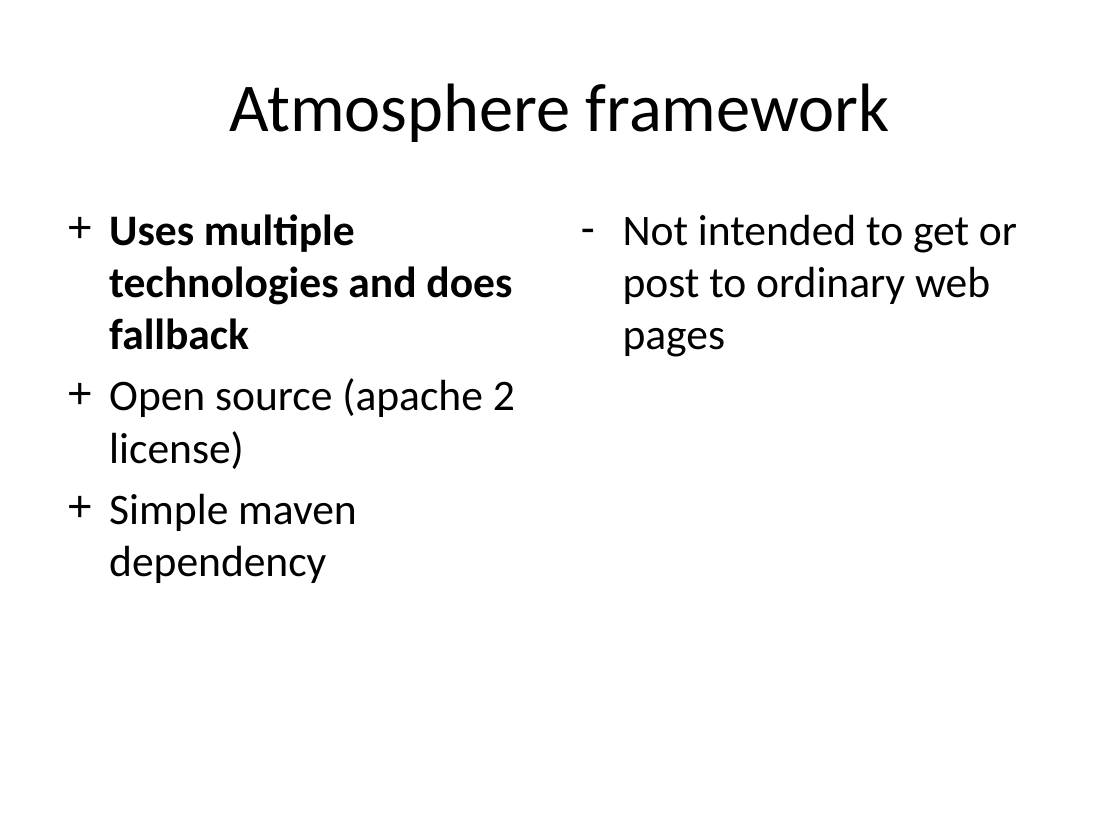
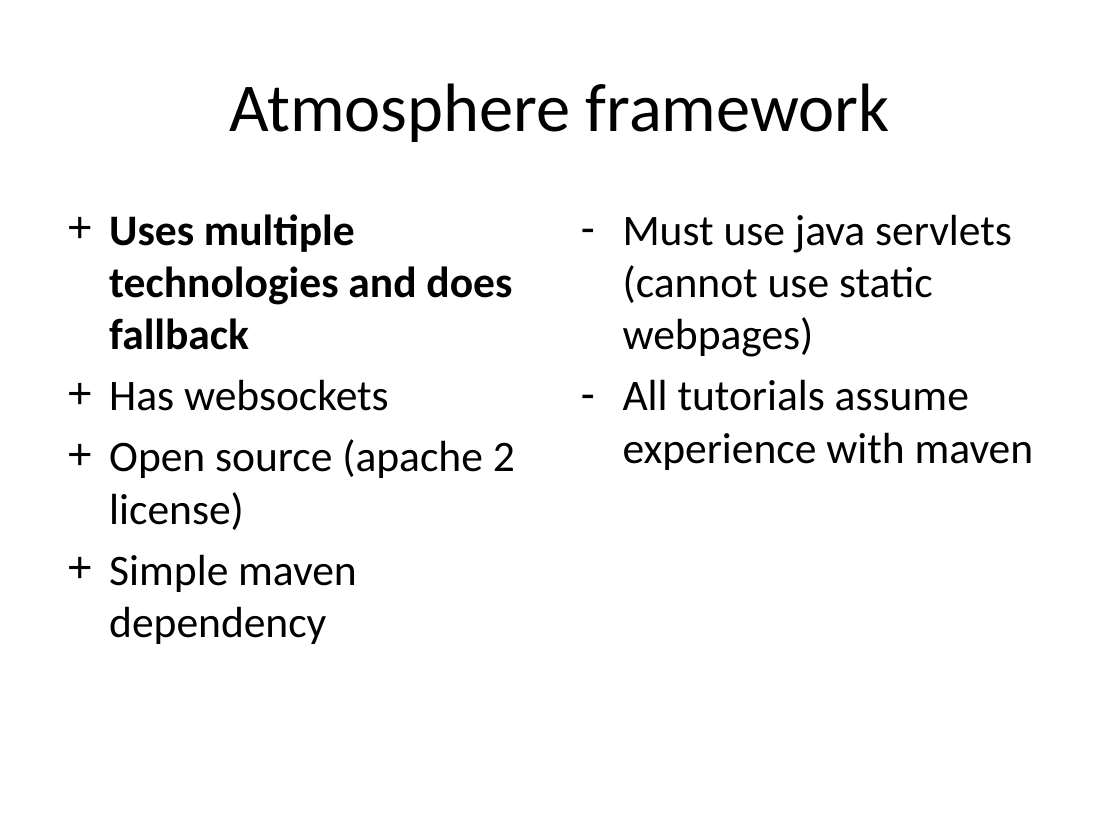
Before and after one commit to valdisxp1/websockets_samples, a slide deck: slide 10 of Atmoshere_and_websockets.pptx. Drawn at 1120x840 pixels with LibreOffice and Linux fonts; fonts in the diff are those of the drawing. Boxes give left, top, right and bottom in pixels: in the first picture for what was removed or moved away, otherwise in the second. Text is boxed around its words. In the diff, an @@ line names an element or a change of style, - is before the commit and + after.

Commit message:
final thoughts on atmosphere

```diff
--- a/Atmoshere_and_websockets.pptx
+++ b/Atmoshere_and_websockets.pptx
@@ text at (623, 214, 1034, 470): text changed @@
-– Not intended to get or post to ordinary web pages
+– Must use java servlets (cannot use static webpages)
+– All tutorials assume experience with maven
@@ text at (109, 379, 389, 411): paragraph added @@
++ Has websockets
```
